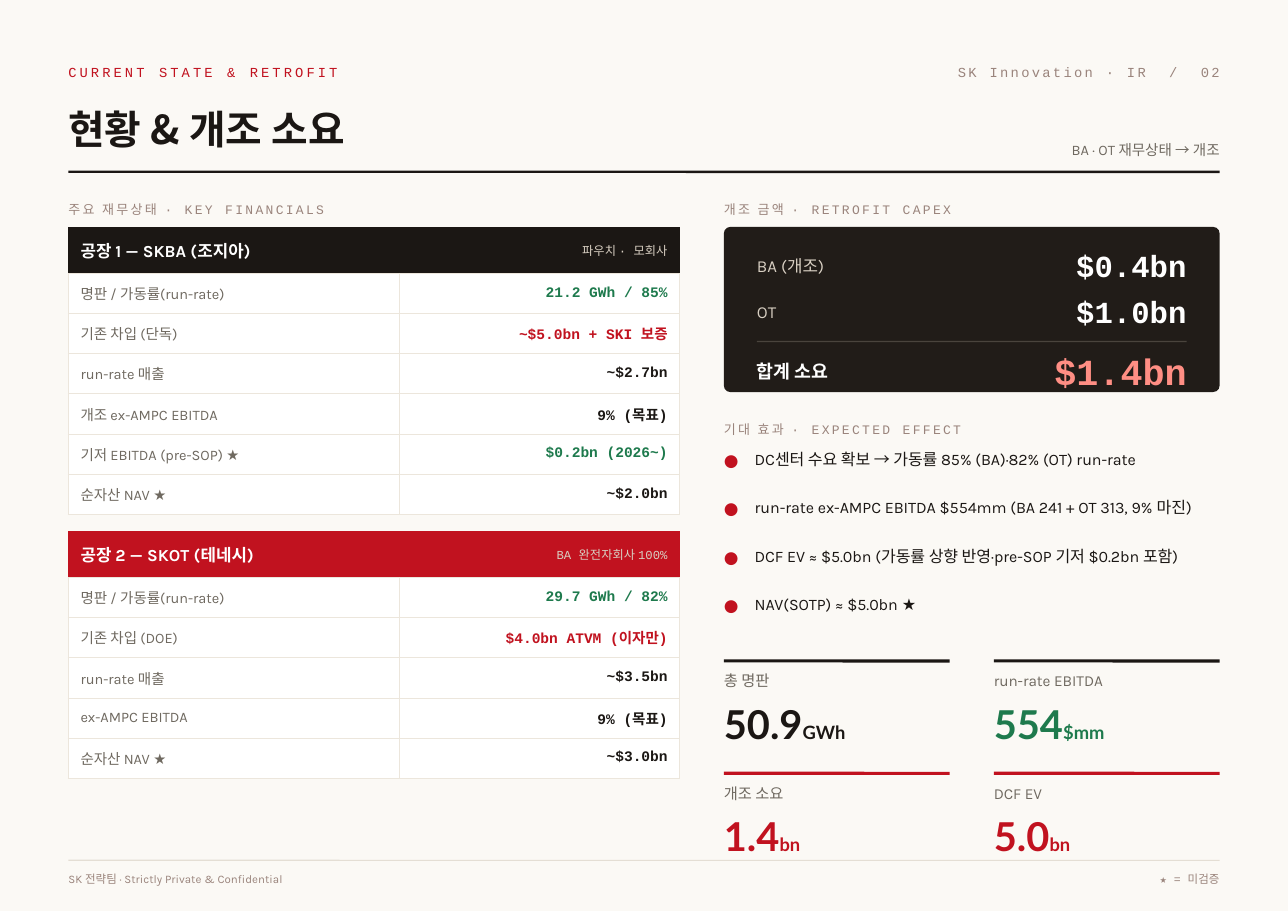
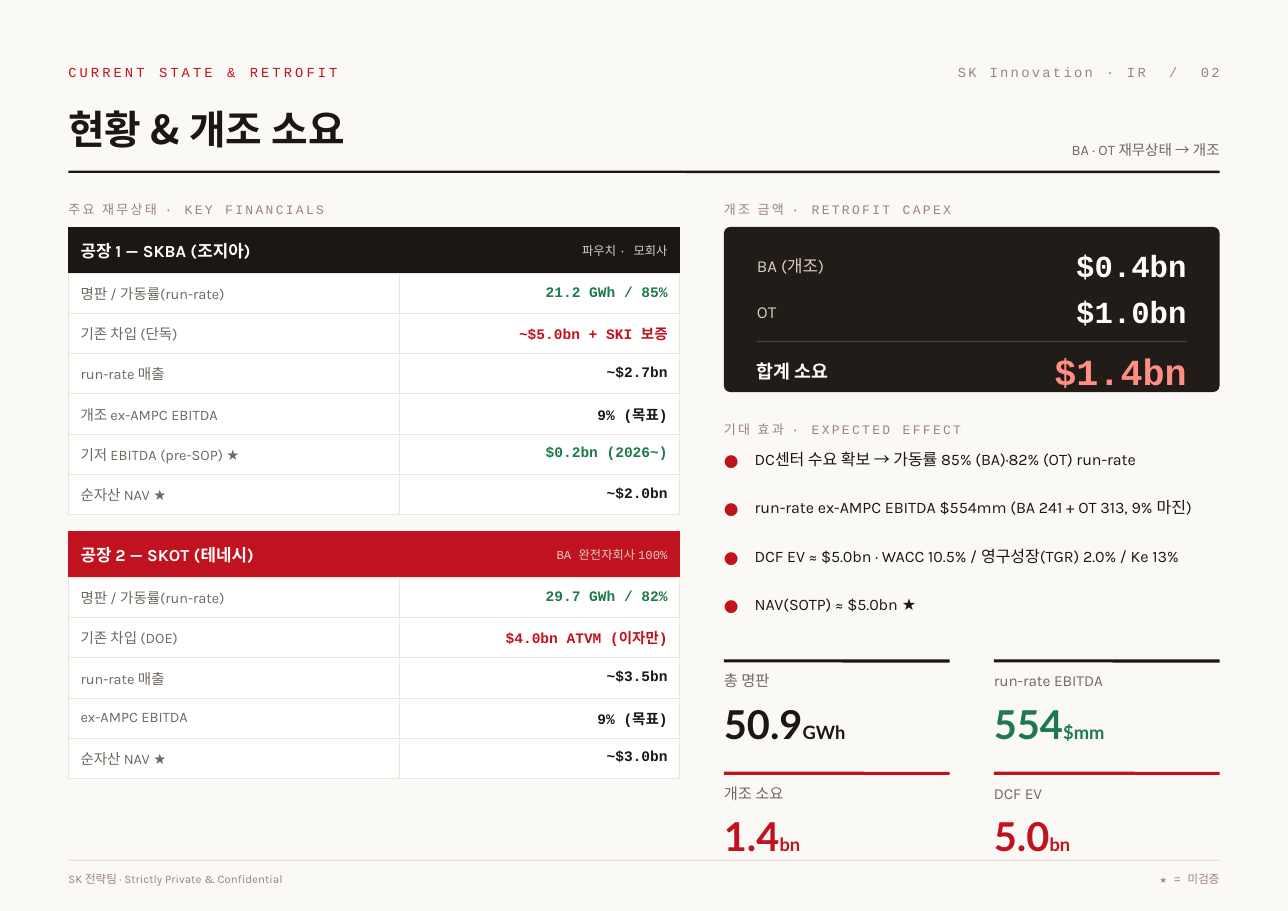
Before and after one commit to ljmcoal-gif/bm-x7k2, a slide deck: slide 2 of sk_valuation_project/output/SK_Funding_v3_editable.pptx. Drawn at 1288x911 pixels with LibreOffice and Linux fonts; fonts in the diff are those of the drawing. Boxes give left, top, right and bottom in pixels: in the first picture for what was removed or moved away, otherwise in the second. Text is boxed around its words. In the diff, an @@ line names an element or a change of style, - is before the commit and + after.

```diff
--- a/sk_valuation_project/output/SK_Funding_v3_editable.pptx
+++ b/sk_valuation_project/output/SK_Funding_v3_editable.pptx
@@ text at box(755, 548, 1178, 564): text changed @@
-DCF EV ≈ $5.0bn (가동률 상향 반영·pre-SOP 기저 $0.2bn 포함)
+DCF EV ≈ $5.0bn · WACC 10.5% / 영구성장(TGR) 2.0% / Ke 13%
```
Also in this commit, not shown: 1 other slide changed, 5 other files.
